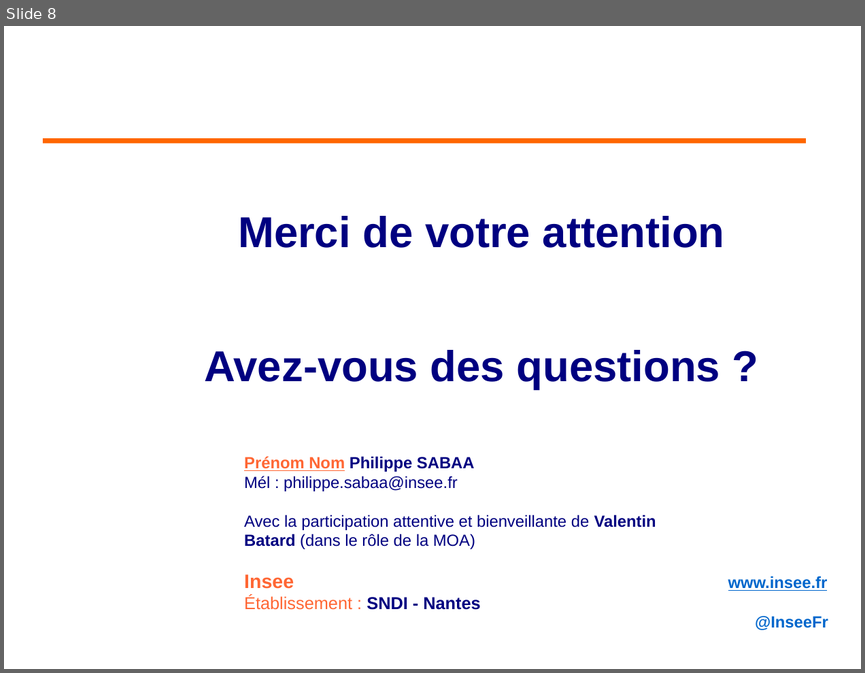
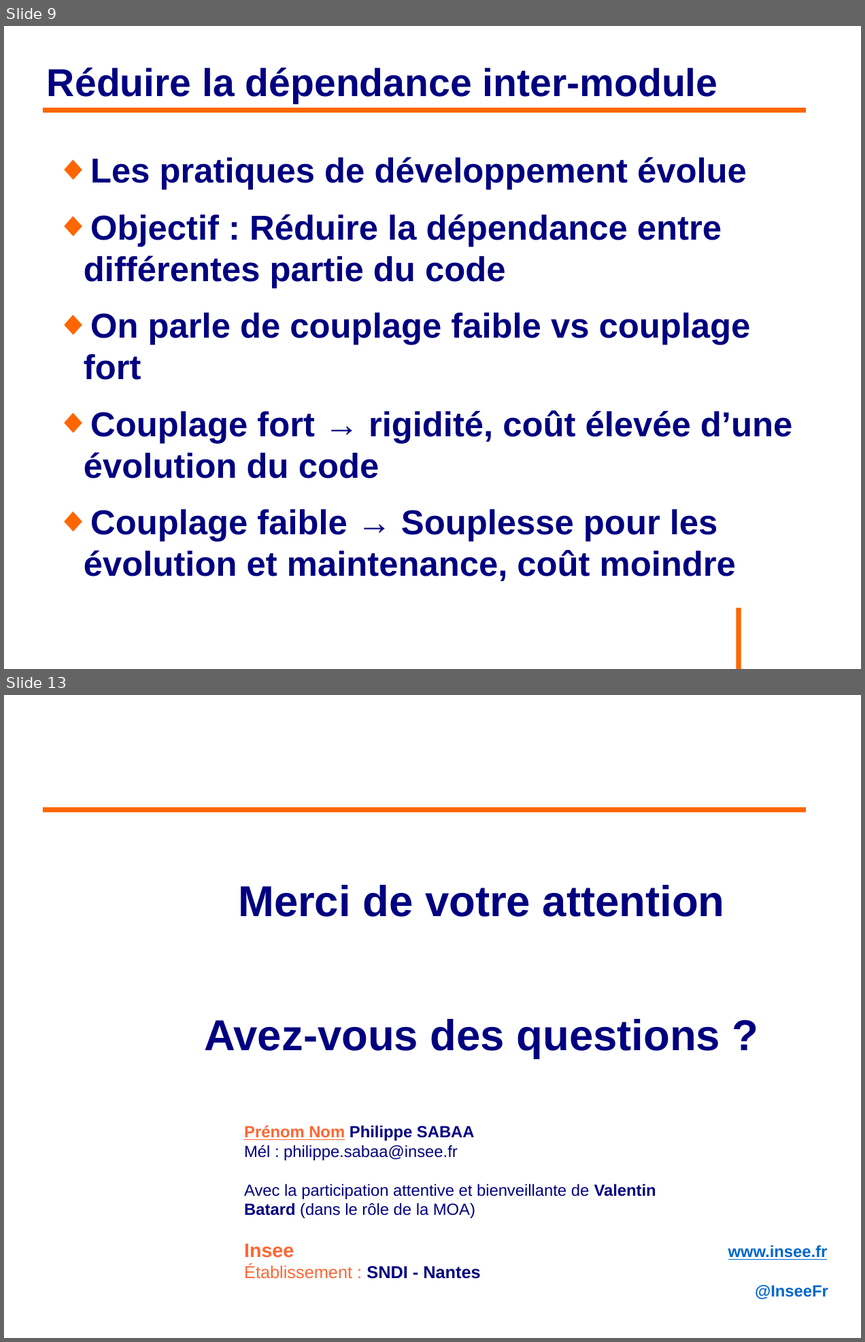
Before and after one commit to philphils/formation-spring, a slide deck: Documentation/diapo_formation_spring.odp. Shown one above the other, each under a label of ours: slide 8 before the commit, slides 9 and 13 after it; the slides between them are not shown. The pictures are 865x673 and 865x1342 pixels, drawn with LibreOffice and Linux fonts; fonts in the diff are those of the drawing; background and template pictures are left out. Boxes give left, top, right and bottom in pixels: in the first picture for what was removed or moved away, otherwise in the second. Text is boxed around its words. In the diff, an @@ line names an element or a change of style, - is before the commit and + after.

Commit message:
Avancement partie 1 Spring Ioc

```diff
--- a/Documentation/diapo_formation_spring.odp
+++ b/Documentation/diapo_formation_spring.odp
@@ slide 9 added at (4, 26, 861, 669), background #FFFFFF @@
@@ title added at (47, 67, 718, 104), 36 pt, text #000080, bold @@
+Réduire la dépendance inter-module
@@ line added from (43, 110) to (806, 110), #FF6600 4.54 pt @@
@@ text added at (84, 157, 792, 581), 32 pt, text #000080, bold @@
+◆ Les pratiques de développement évolue
+◆ Objectif : Réduire la dépendance entre différentes partie du code
+◆ On parle de couplage faible vs couplage fort
+◆ Couplage fort → rigidité, coût élevée d’une évolution du code
+◆ Couplage faible → Souplesse pour les évolution et maintenance, coût moindre
@@ line added from (738, 607) to (738, 669), #FF6600 4.54 pt @@
@@ what was slide 8 is now slide 13 @@
```
Also in this commit, not shown: 2 slides changed, 4 other slides added.
